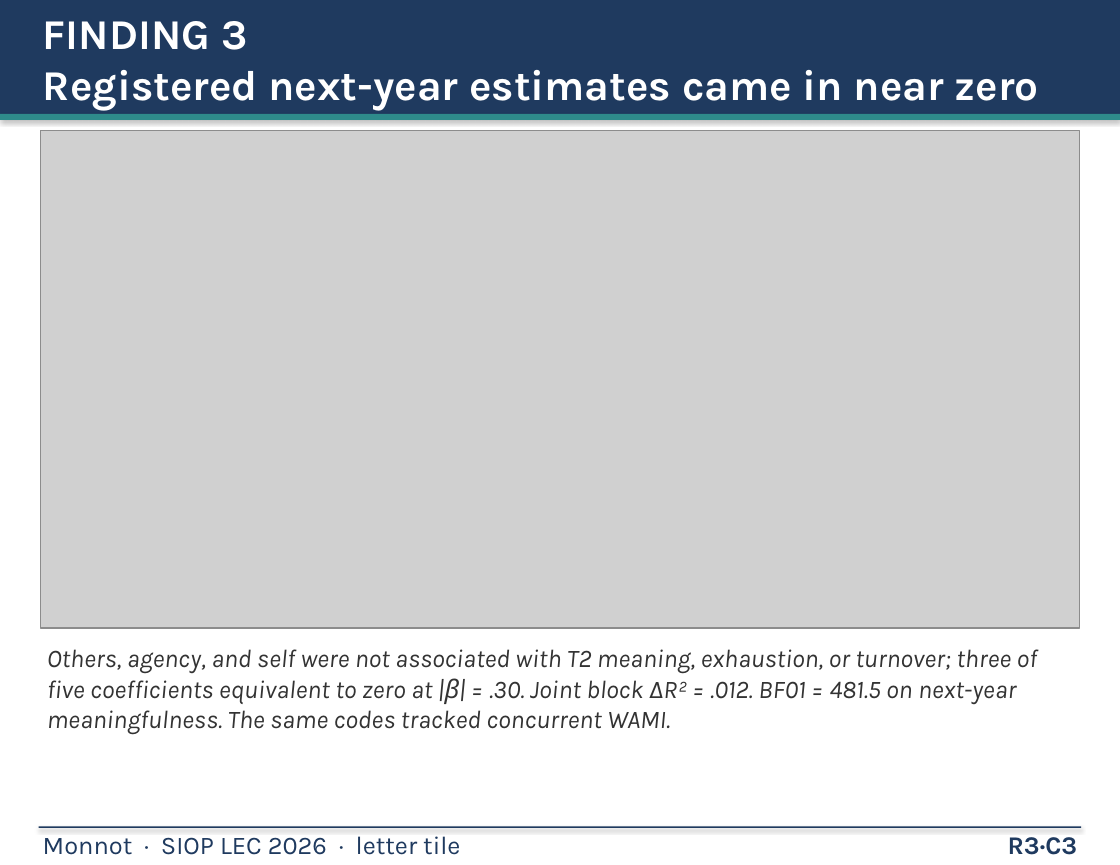
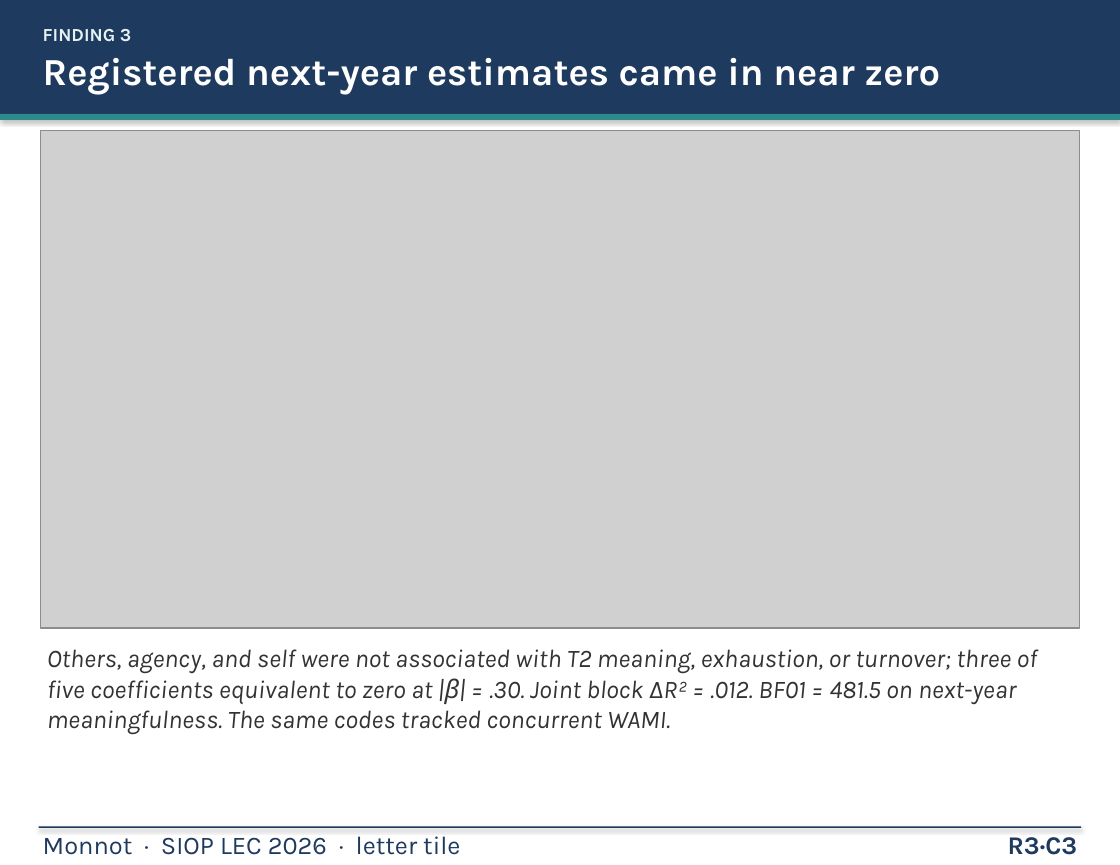
Before and after one commit to mjmonnot/mjmonnot.github.io, a slide deck: slide 11 of lec-2026/assets/Monnot_Poster_v5.pptx. Drawn at 1120x865 pixels with LibreOffice and Linux fonts; fonts in the diff are those of the drawing; grey boxes stand for pictures. Boxes give left, top, right and bottom in pixels: in the first picture for what was removed or moved away, otherwise in the second. Text is boxed around its words. In the diff, an @@ line names an element or a change of style, - is before the commit and + after.

Commit message:
lec-2026: poster tiles follow the design page (takeaway headers, prompt dot plot, people-unit competence figure, pathway color rules)

```diff
--- a/lec-2026/assets/Monnot_Poster_v5.pptx
+++ b/lec-2026/assets/Monnot_Poster_v5.pptx
@@ text "FINDING 3" at <box>43,29,940,95</box>: size 30 to 13 pt, text colour #FFFFFF to #E4F2F2 in "FINDING 3"; size 30 to 27 pt in "Registered next-year estimates came in near zero"; more space between paragraphs @@
```
Also in this commit, not shown: 18 other slides changed, 6 other files.
